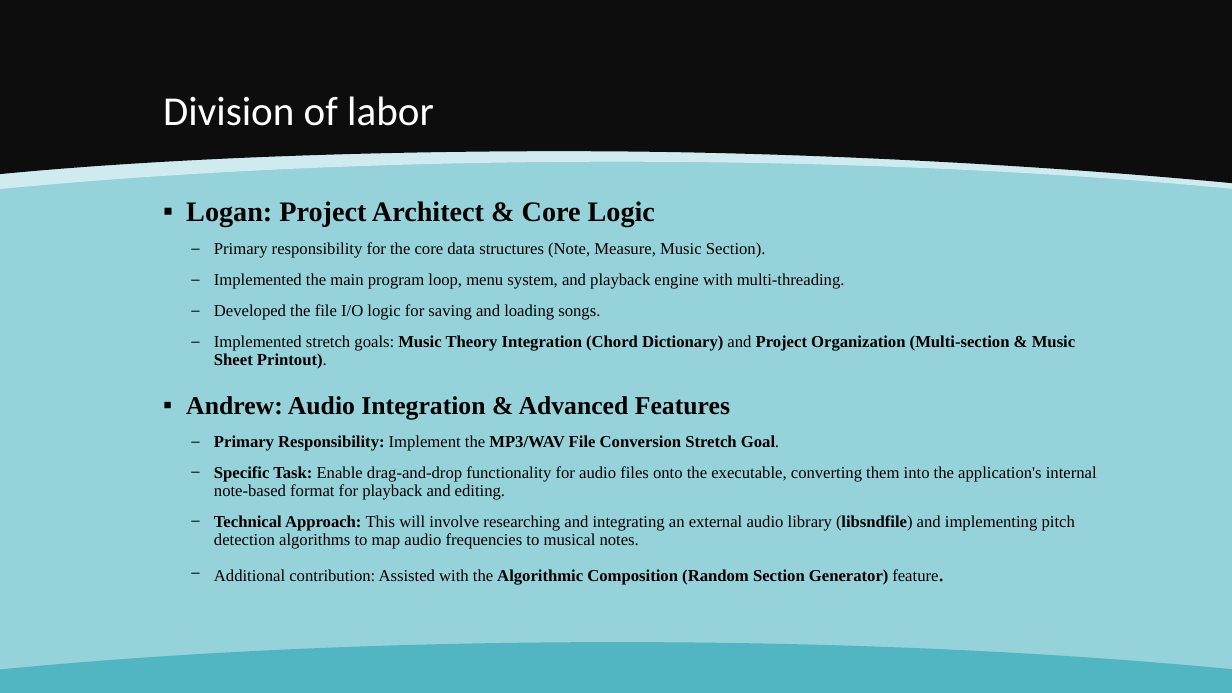
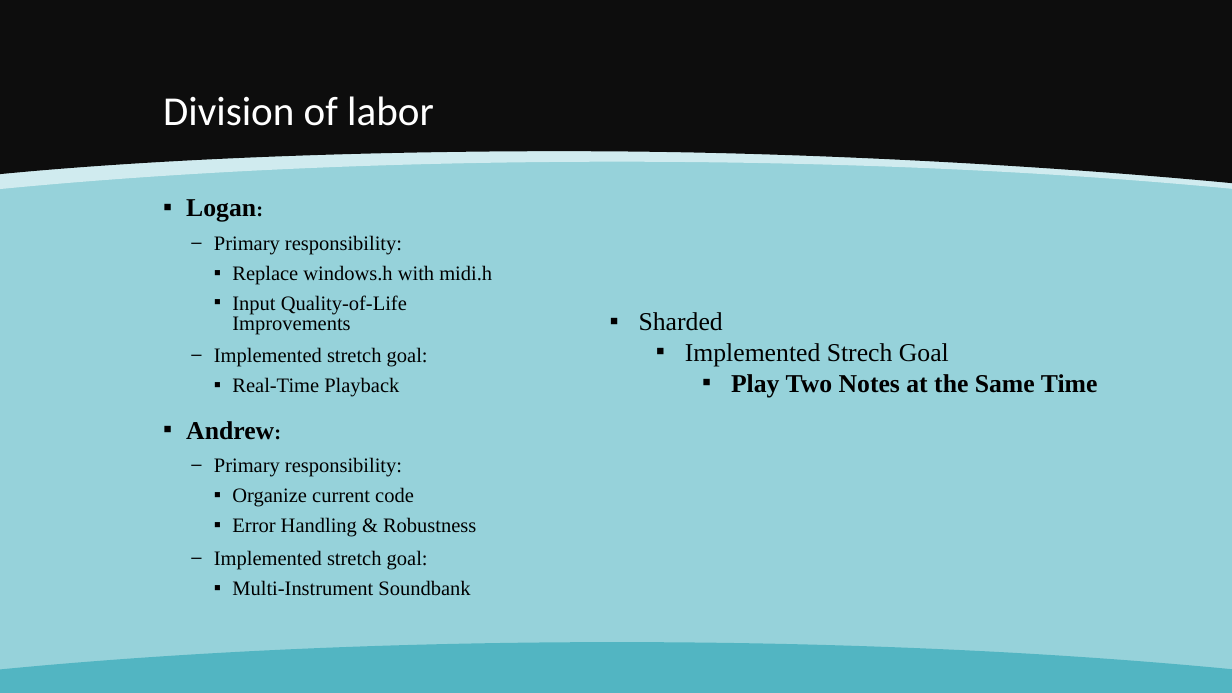
Before and after one commit to EliteRamsay/music-maker, a slide deck: slide 5 of Music Maker Project Proposal Final.pptx. Drawn at 1232x693 pixels with LibreOffice and Linux fonts; fonts in the diff are those of the drawing. Boxes give left, top, right and bottom in pixels: in the first picture for what was removed or moved away, otherwise in the second. Text is boxed around its words. In the diff, an @@ line names an element or a change of style, - is before the commit and + after.

Commit message:
updated final presentation

```diff
--- a/Music Maker Project Proposal Final.pptx
+++ b/Music Maker Project Proposal Final.pptx
@@ text at (186,199,492,595): text changed; size 13 to 16 pt @@
-▪ Logan: Project Architect & Core Logic
-  – Primary responsibility for the core data structures (Note, Measure, Music Section).
-  – Implemented the main program loop, menu system, and playback engine with multi-threading.
-  – Developed the file I/O logic for saving and loading songs.
-  – Implemented stretch goals: Music Theory Integration (Chord Dictionary) and Project Organization (Multi-section & Music Sheet Printout).
-▪ Andrew: Audio Integration & Advanced Features
-  – Primary Responsibility: Implement the MP3/WAV File Conversion Stretch Goal.
-  – Specific Task: Enable drag-and-drop functionality for audio files onto the executable, converting them into the application's internal note-based format for playback and editing.
-  – Technical Approach: This will involve researching and integrating an external audio library (libsndfile) and implementing pitch detection algorithms to map audio frequencies to musical notes.
-  – Additional contribution: Assisted with the Algorithmic Composition (Random Section Generator) feature.
+▪ Logan:
+  – Primary responsibility:
+    ▪ Replace windows.h with midi.h
+    ▪ Input Quality-of-Life Improvements
+  – Implemented stretch goal:
+    ▪ Real-Time Playback
+▪ Andrew:
+  – Primary responsibility:
+    ▪ Organize current code
+    ▪ Error Handling & Robustness
+  – Implemented stretch goal:
+    ▪ Multi-Instrument Soundbank
@@ text added at (639,312,1098,397), 20 pt, text #000000 @@
+▪ Sharded
+  ▪ Implemented Strech Goal
+    ▪ Play Two Notes at the Same Time
```
Also in this commit, not shown: 2 other slides changed.
